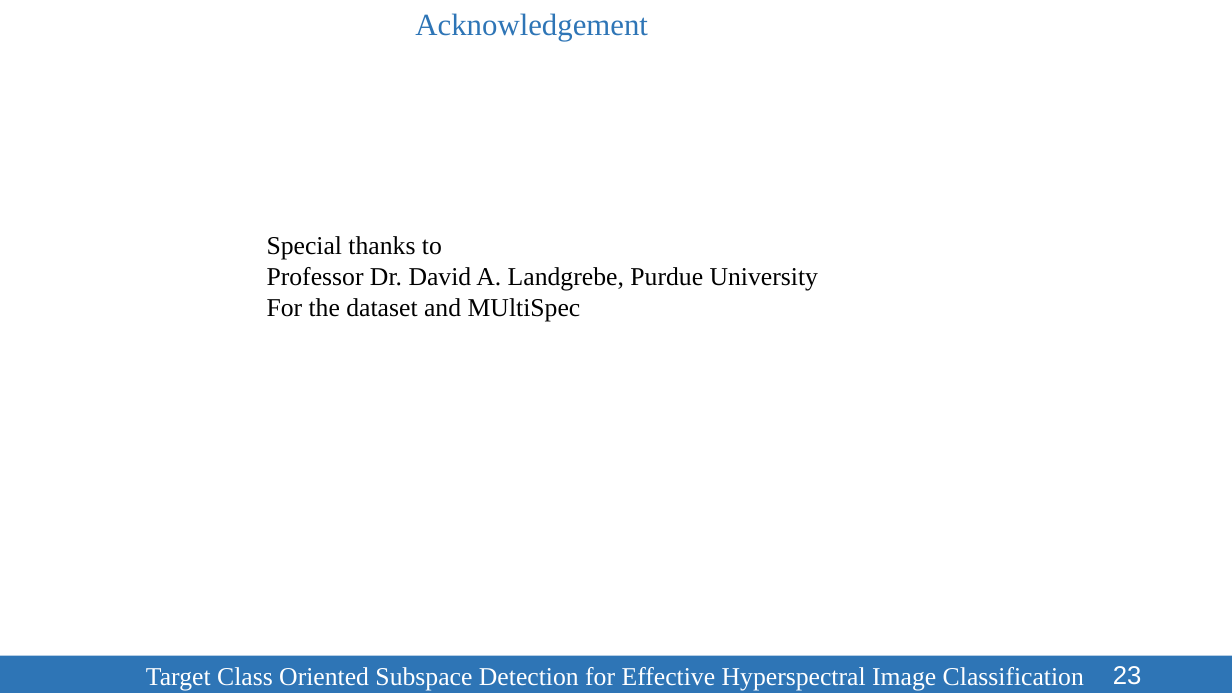
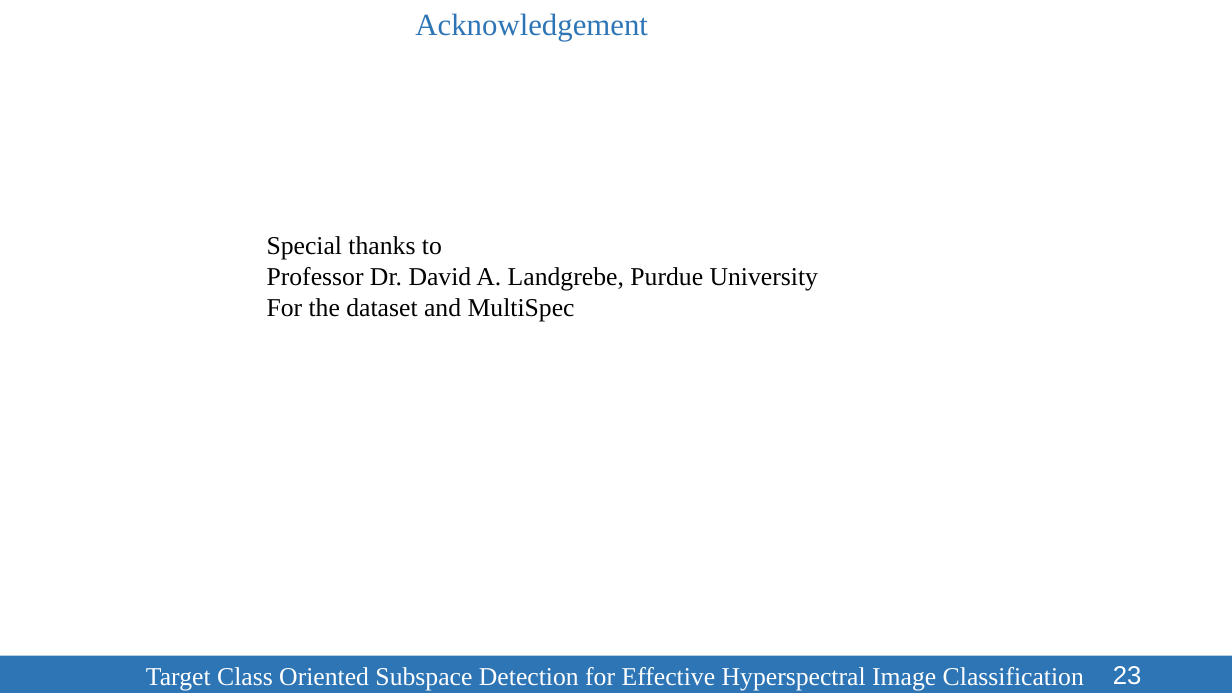
Before and after one commit to SleepyBrain/Remote-Sensing, a slide deck: slide 23 of Presentation/TCOSD-123086.pptx. Drawn at 1232x693 pixels with LibreOffice and Linux fonts; fonts in the diff are those of the drawing. Boxes give left, top, right and bottom in pixels: in the first picture for what was removed or moved away, otherwise in the second. Text is boxed around its words. In the diff, an @@ line names an element or a change of style, - is before the commit and + after.

```diff
--- a/Presentation/TCOSD-123086.pptx
+++ b/Presentation/TCOSD-123086.pptx
@@ text at bbox=[267, 298, 575, 322]: text changed @@
-For the dataset and MUltiSpec
+For the dataset and MultiSpec
```
Also in this commit, not shown: 5 other slides changed.
